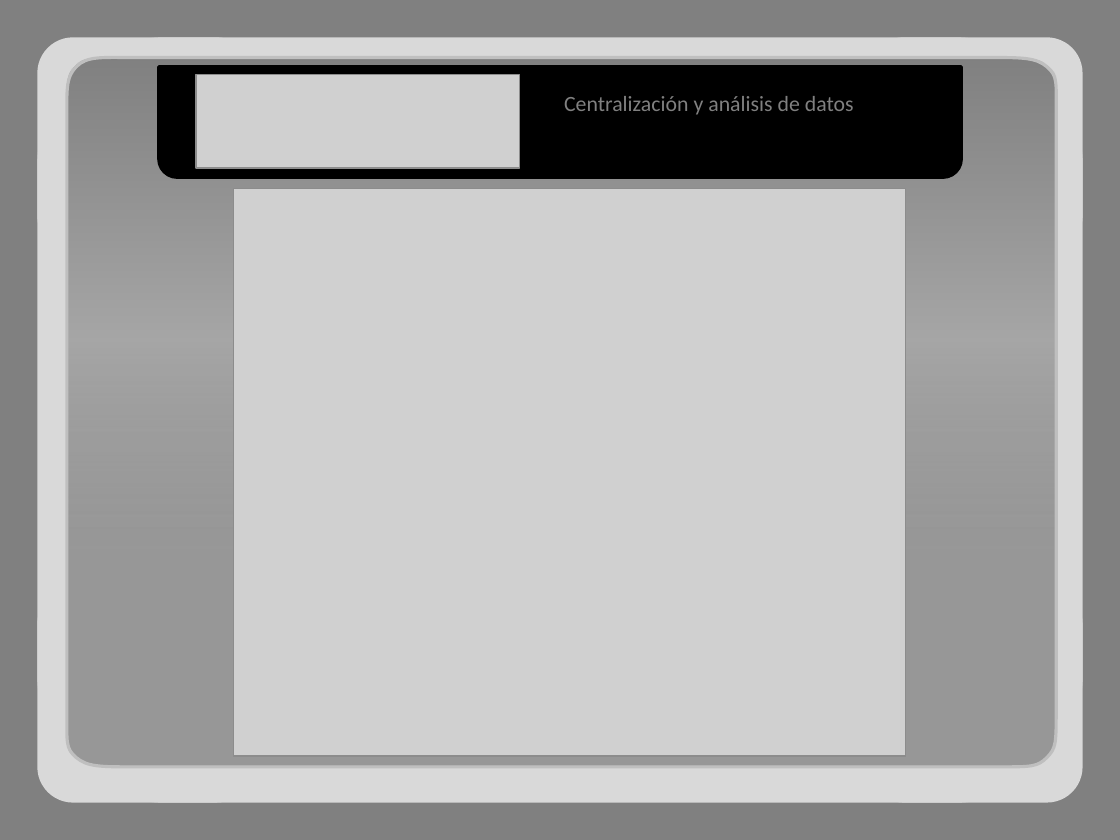
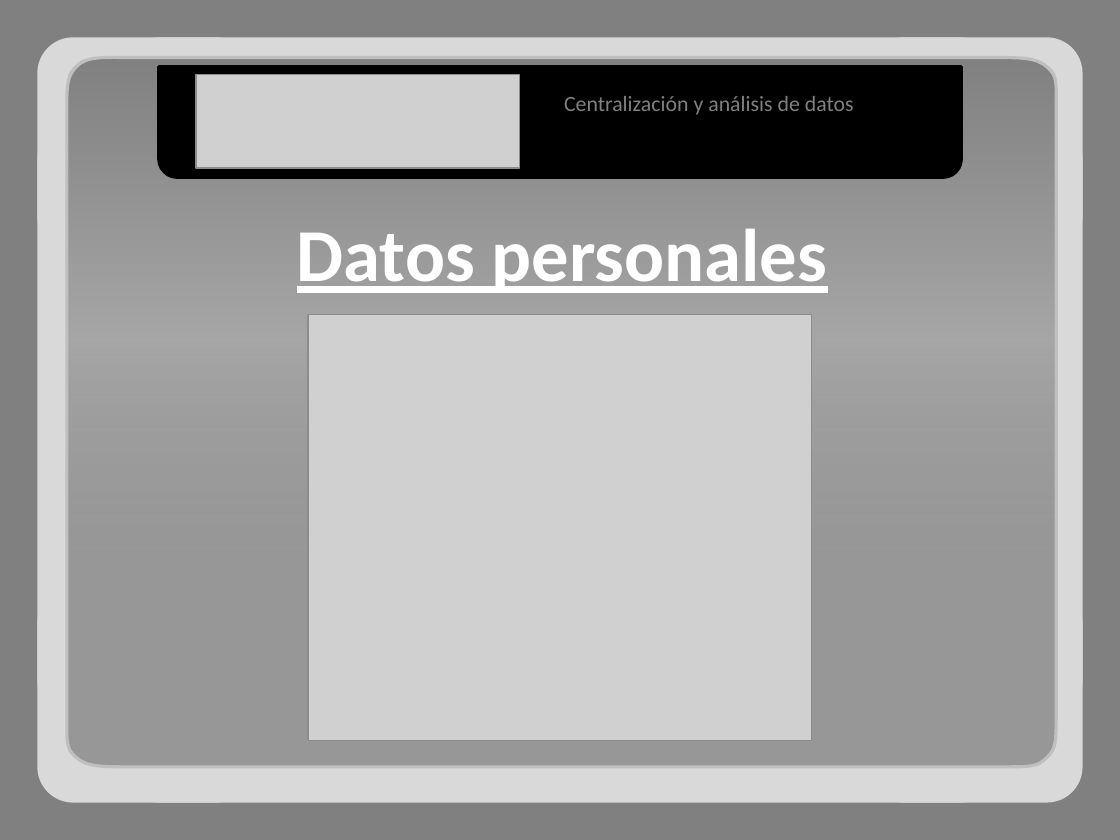
Before and after one commit to adrianachelotti/tallerdesarrollo1ero2011, a slide deck: slide 12 of Presentacion/Comercial/Presentacion Comercial.pptx. Drawn at 1120x840 pixels with LibreOffice and Linux fonts; fonts in the diff are those of the drawing; grey boxes stand for pictures. Boxes give left, top, right and bottom in pixels: in the first picture for what was removed or moved away, otherwise in the second. Text is boxed around its words. In the diff, an @@ line names an element or a change of style, - is before the commit and + after.

```diff
--- a/Presentacion/Comercial/Presentacion Comercial.pptx
+++ b/Presentacion/Comercial/Presentacion Comercial.pptx
@@ text added at bbox=[297, 229, 827, 293], 48 pt, text #FFFFFF, bold, underline @@
+Datos personales
@@ picture: place and size @@
-picture at bbox=[233, 188, 905, 756]
+picture at bbox=[308, 315, 812, 740]
```
Also in this commit, not shown: 8 other slides changed, 2 slides added.
